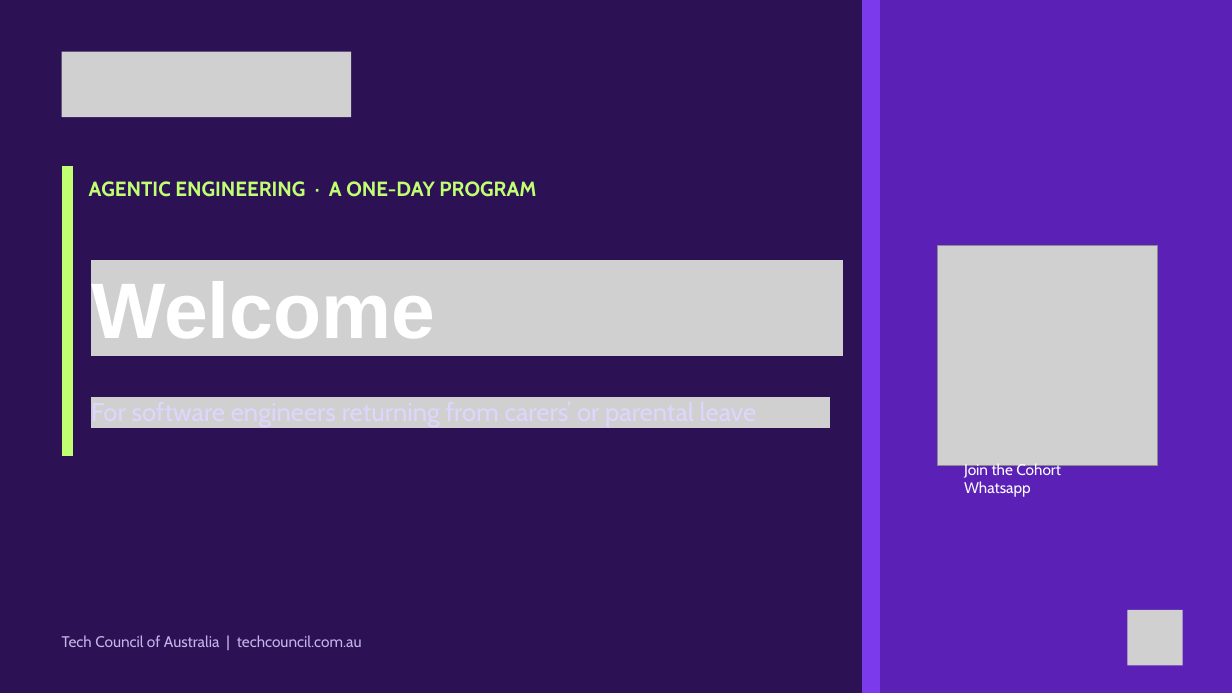
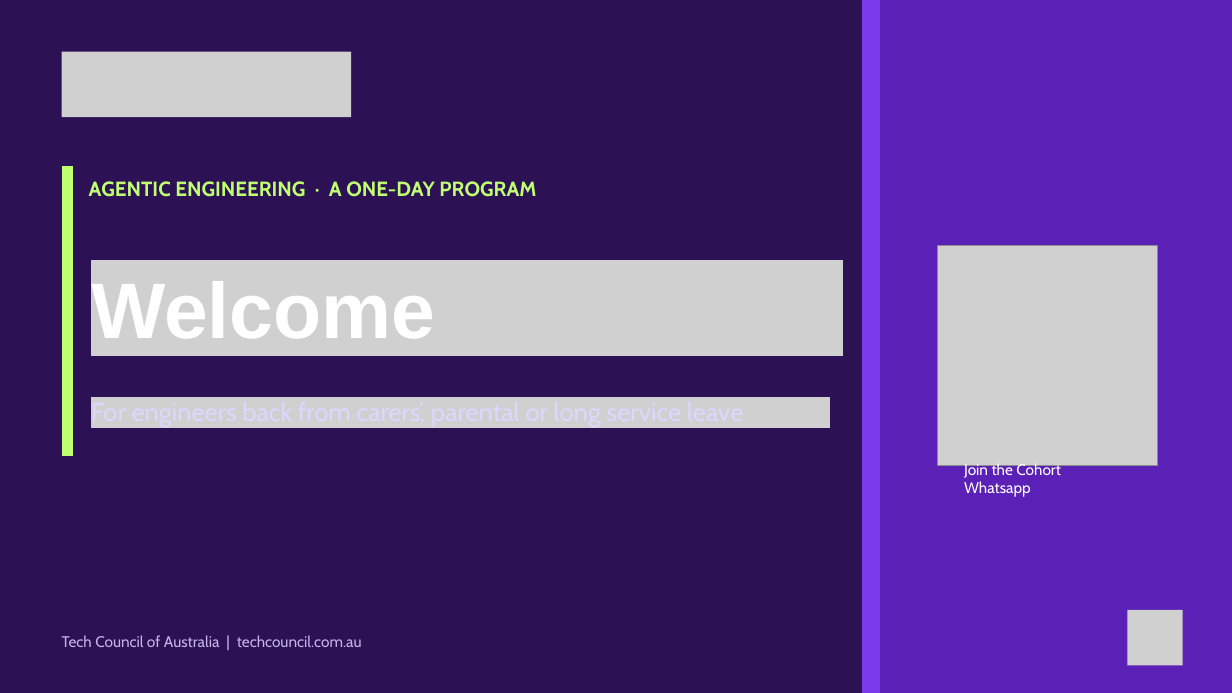
Before and after one commit to paulkeen/tca-habits, a slide deck: slide 3 of docs/Master_Back in the Code.pptx. Drawn at 1232x693 pixels with LibreOffice and Linux fonts; fonts in the diff are those of the drawing; grey boxes stand for pictures. Boxes give left, top, right and bottom in pixels: in the first picture for what was removed or moved away, otherwise in the second. Text is boxed around its words. In the diff, an @@ line names an element or a change of style, - is before the commit and + after.

```diff
--- a/docs/Master_Back in the Code.pptx
+++ b/docs/Master_Back in the Code.pptx
@@ text at (x1=91, y1=402, x2=743, y2=427): text changed @@
-For software engineers returning from carers’ or parental leave
+For engineers back from carers’, parental or long service leave
```
Also in this commit, not shown: 6 other slides changed, 2 slides added, 3 slides removed, 2 other files.
